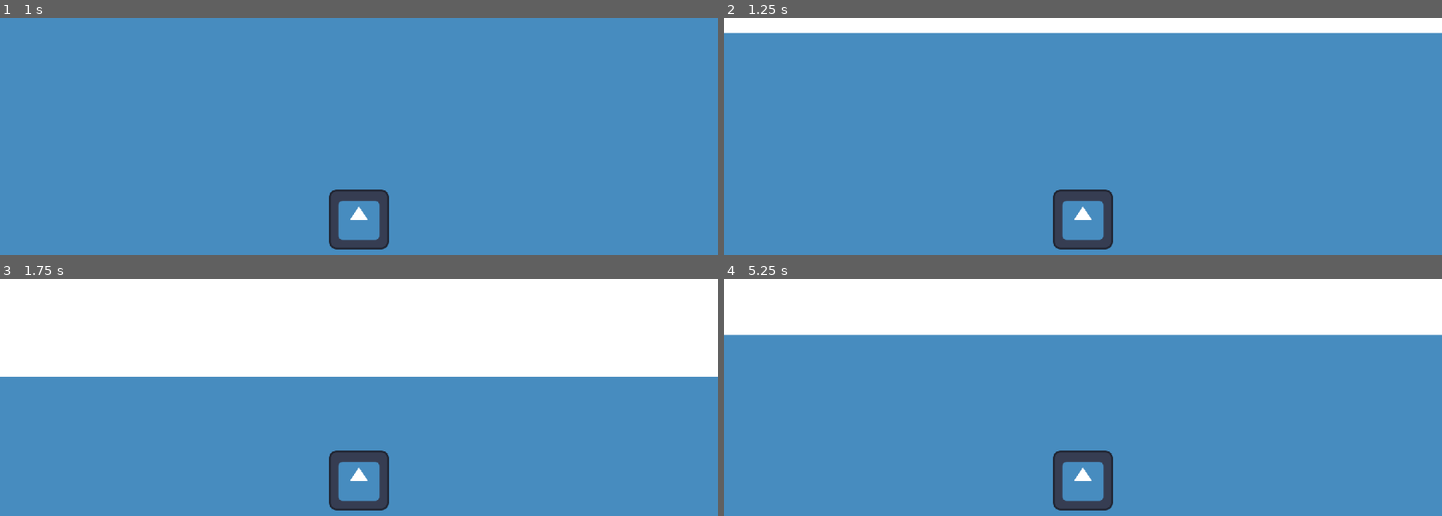
Above: before the commit, frames 1-4 (two rows, left to right).
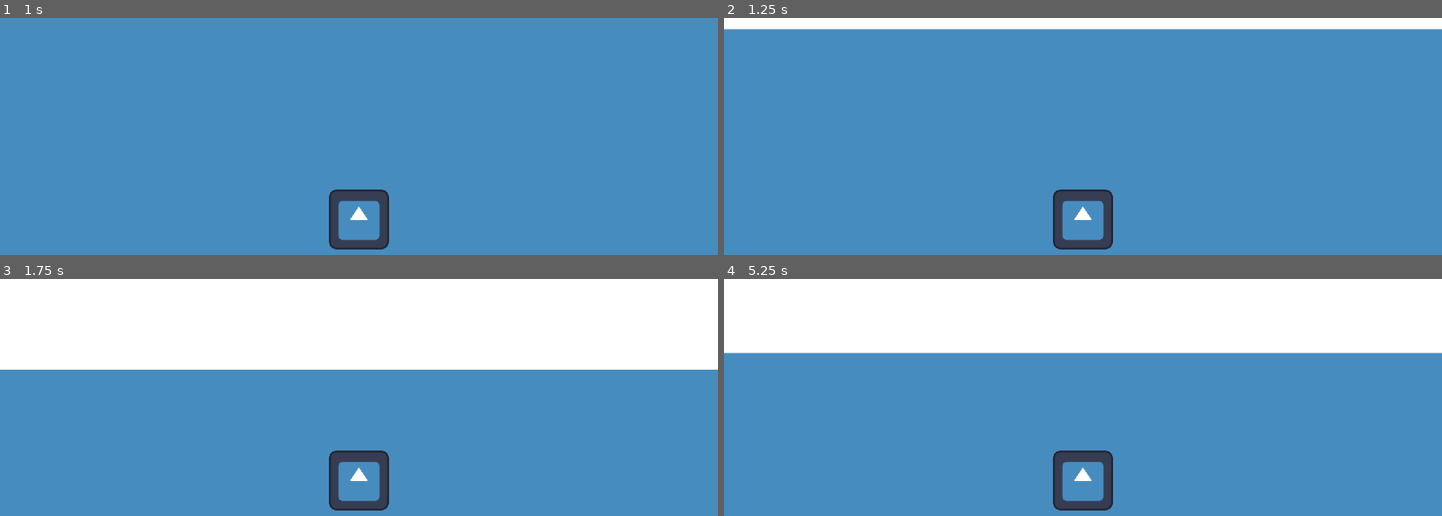
Above: after the commit, the same moments.

Repository: Likvik89/Built-to-scale
Game: Godot game, scene res://Scenes/level.tscn
The game is run twice, just before and just after one commit, with the same random seed, the same clock (stepped at 60 frames per second) and the same inputs. The engine's default icon, where the game draws it, is replaced by a stand-in: a white triangle on a blue panel in a dark square.
Inputs:
- Up to frame 1 (1 s): tap Enter at 0.5 s; hold W (move_up) from 0.53 s (still down)
- Up to frame 2 (1.25 s): keep holding W (move_up)
- Up to frame 3 (1.75 s): keep holding W (move_up)
- Up to frame 4 (5.25 s): release W (move_up) at 2.03 s; hold A (move_left) 2.03-3.53 s; tap Space at 2.75, 5 s; tap Enter at 3.5 s; hold S (move_down) 3.53-4.28 s; hold D (move_right) 4.28-5.03 s; hold W (move_up) from 5.03 s (still down)

Frame 1 is identical in both runs. In frame 2, 1.9% of the frame differs, in the area x 0-100%, y 4-7%; in frame 3, 3.0%; in frame 4, 8.0%, in the area x 0-100%, y 23-32%.

Commit message:
Schmovement

Diff:
--- a/Scripts/player.gd
+++ b/Scripts/player.gd
@@ -3,12 +3,12 @@
 var speed = 0
 const acceleration = 40
 const deacceleration = 10
-var stopping_power = 0.9
+var stopping_power = 0.8
 const maxspeed = 300
 var dashing = false
 var X = 0
 var Y = 0
-var current_direction = Vector2(0,0)
+
 
 
 func _physics_process(delta):
@@ -36,23 +36,27 @@
 	if Input.is_action_pressed("move_up"):
 		#linear_velocity += Vector2(0,-1)*speed
 		if Y > -1:
-			Y -= 0.15
+			Y -= 0.2
 
-		current_direction = linear_velocity
 	elif Input.is_action_pressed("move_down"):
 		#linear_velocity += Vector2(0,1)*speed
 		if Y < 1:
-			Y += 0.15
-		current_direction = linear_velocity
-	else: Y = 0
+			Y += 0.2
+	else:
+		if Y < 0:
+			Y += 0.2
+		if Y > 0:
+			Y -= 0.2
 	if Input.is_action_pressed("move_left"):
 		#linear_velocity += Vector2(-1,0)*speed
 		if X > -1:
-			X -= 0.15
-		current_direction = linear_velocity
+			X -= 0.2
 	elif Input.is_action_pressed("move_right"):
 		#linear_velocity += Vector2(1,0)*speed
 		if X < 1:
-			X += 0.15
-		current_direction = linear_velocity
-	else: X = 0
+			X += 0.2
+	else:
+		if X < 0:
+			X += 0.2
+		if X > 0:
+			X -= 0.2
